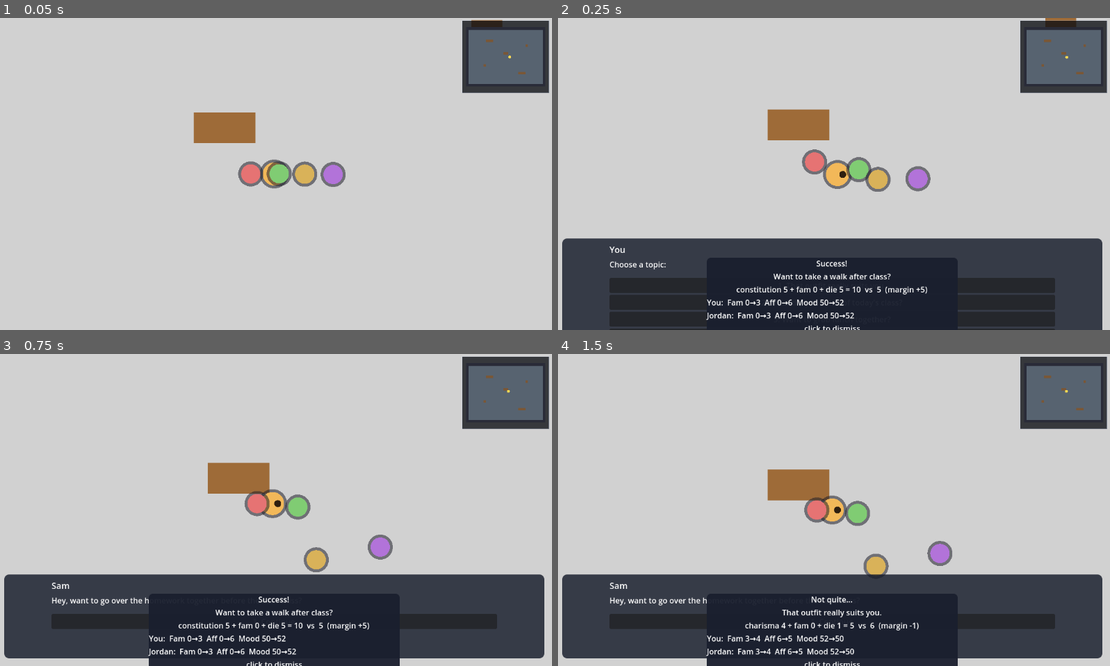
Above: before the commit, frames 1-4 (two rows, left to right).
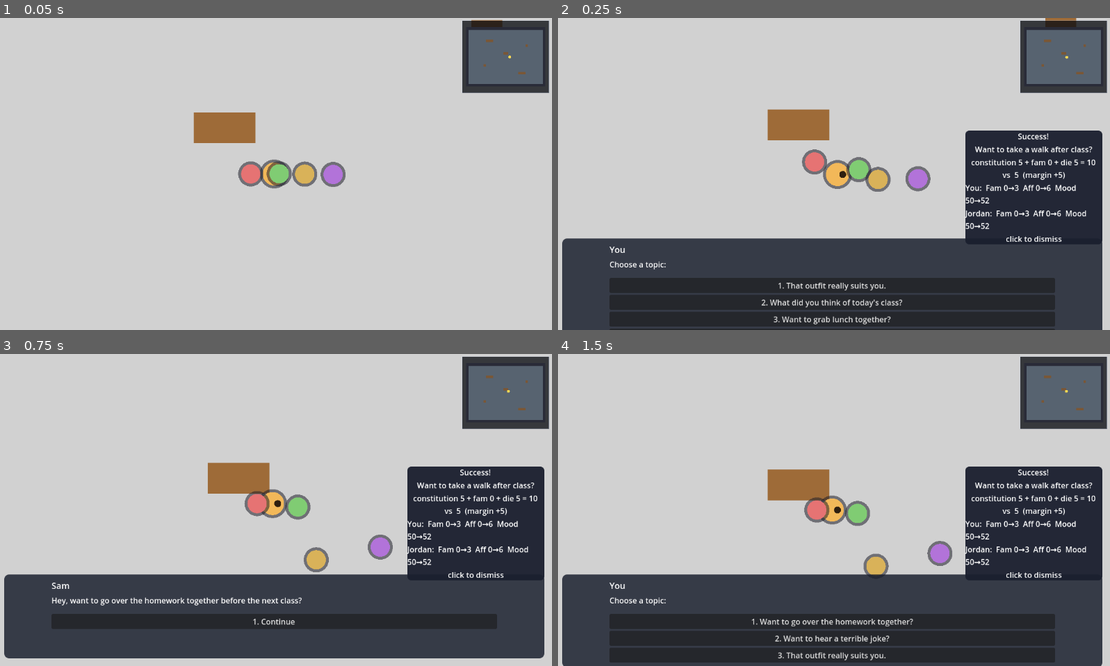
Above: after the commit, the same moments.

Repository: WhenBaconFlies/ProjectRenai
Game: Godot game, scene res://tests/ConversationUIBootstrap.tscn
Same seed, same stepped clock (60 frames per second), same inputs: the game is played once before the commit and once after it. This scene is started directly instead of the project's main scene.
Inputs (mouse positions are in pixels of both pictures, inside the frame that each line leads up to):
- Up to frame 1 (0.05 s): no input
- Up to frame 2 (0.25 s): no input
- Up to frame 3 (0.75 s): tap Enter at 0.5 s; move the mouse to (397, 494) at 0.52 s; hold D (move_right) from 0.53 s (still down); tap E (interact) at 0.6 s; click (397, 494) at 0.67 s
- Up to frame 4 (1.5 s): release D (move_right) at 1.25 s; click "1. Continue" at 1.25 s

Frame 1 is identical in both runs. In frame 2, 14% of the frame differs, in the area x 26-99%, y 36-100%; in frame 3, 17%; in frame 4, 18%, in the area x 0-99%, y 36-100%.

Commit message:
fix(024): move feedback panel and make NPCs approach before talking

Diff:
--- a/scripts/Game.gd
+++ b/scripts/Game.gd
@@ -65,6 +65,11 @@
 @export var npc_initiation_hold_sec: float = 2.0
 ## Per-initiator cooldown so one outgoing NPC cannot dominate a free-time phase.
 @export var npc_initiation_cooldown_sec: float = 8.0
+## An NPC-initiated talk with the player starts only inside this distance; farther
+## NPCs walk over first (editor-pass decision in doc/idea-v2-decisions.md).
+@export var npc_talk_radius: float = 28.0
+## Give up on an approach after this long so a blocked path cannot hold the pair.
+@export var npc_approach_timeout_sec: float = 6.0
 
 
 var _npcs: Array = []
@@ -123,6 +128,9 @@
 ## Active holds: [{ initiator_id, target_id, remaining }]. Multiple are allowed;
 ## participants are locked individually so the same character is never double-booked.
 var _active_initiations: Array = []
+## NPC→player talks that are walking over before the overlay opens. Each entry is
+## { initiator_id, npc, remaining, retries }; arrival opens the conversation.
+var _pending_approaches: Array = []
 
 
 func _ready() -> void:
@@ -844,7 +852,10 @@
 	# Ticket 024: only an NPC→player initiation uses the overlay and the reply
 	# shape. NPC↔NPC keeps v1's immediate resolution (no player can answer).
 	if target_id == _player_id():
-		_begin_npc_conversation(initiator, initiator_id)
+		if initiator_position.distance_to(_player_position()) > npc_talk_radius:
+			_begin_npc_approach(initiator, initiator_id)
+		else:
+			_begin_npc_conversation(initiator, initiator_id)
 		return
 
 	var pool: Array = DialogueFilter.build_pool(
@@ -881,6 +892,93 @@
 	dialogue_topic_selected.emit(topic, initiator_id, target_id)
 	if not result.is_empty():
 		dialogue_resolved.emit(result)
+
+
+## Start an NPC→player approach. The pair is claimed immediately so no other
+## initiation can interleave, but input is not locked and the overlay stays closed
+## until the NPC actually reaches the player.
+func _begin_npc_approach(initiator: Npc, initiator_id: String) -> void:
+	if _dialogue_open or initiator == null or initiator.instance == null:
+		return
+	var player_id: String = _player_id()
+	if _initiation_busy.has(initiator_id) or _initiation_busy.has(player_id):
+		return
+	_initiation_busy[initiator_id] = true
+	_initiation_busy[player_id] = true
+	_initiation_cooldowns[initiator_id] = npc_initiation_cooldown_sec
+	_issue_approach_destination(initiator)
+	_pending_approaches.append({
+		"initiator_id": initiator_id,
+		"npc": initiator,
+		"remaining": maxf(0.5, npc_approach_timeout_sec),
+		"retries": 2,
+	})
+
+
+## Aim the NPC at a point just beside the player rather than on top of them.
+func _issue_approach_destination(initiator: Npc) -> void:
+	if initiator == null or not is_instance_valid(initiator):
+		return
+	var from: Vector2 = initiator.global_position
+	var to: Vector2 = _player_position()
+	var offset: Vector2 = from - to
+	var stand_off: float = maxf(4.0, npc_talk_radius * 0.6)
+	if offset.length_squared() < 0.0001:
+		offset = Vector2.RIGHT
+	var destination: Vector2 = to + offset.normalized() * stand_off
+	initiator.set_forced_destination("talk:%s" % _player_id(), destination)
+
+
+## Arrival opens the conversation; a timeout or the player walking away releases
+## the pair without leaving a busy flag or forced destination behind.
+func _update_approaches(delta: float) -> void:
+	if _pending_approaches.is_empty():
+		return
+	for i in range(_pending_approaches.size() - 1, -1, -1):
+		var entry: Dictionary = _pending_approaches[i]
+		var npc: Npc = entry.get("npc") as Npc
+		var initiator_id: String = str(entry.get("initiator_id", ""))
+		if npc == null or not is_instance_valid(npc) or npc.instance == null:
+			_release_approach(entry)
+			_pending_approaches.remove_at(i)
+			continue
+		if _dialogue_open:
+			# Another conversation won while this NPC was walking over.
+			npc.clear_forced_destination()
+			_release_approach(entry, true)
+			_pending_approaches.remove_at(i)
+			continue
+		var distance: float = npc.global_position.distance_to(_player_position())
+		if distance <= npc_talk_radius:
+			entry["remaining"] = float(entry.get("remaining", 0.0)) - delta
+			if not npc.is_forced_destination():
+				_pending_approaches.remove_at(i)
+				_begin_npc_conversation(npc, initiator_id)
+			elif float(entry["remaining"]) <= 0.0:
+				npc.clear_forced_destination()
+				_release_approach(entry)
+				_pending_approaches.remove_at(i)
+		elif not npc.is_forced_destination():
+			# Reached the old spot but the player moved away; retry, then give up.
+			if int(entry.get("retries", 0)) > 0:
+				entry["retries"] = int(entry.get("retries", 0)) - 1
+				entry["remaining"] = maxf(0.5, npc_approach_timeout_sec)
+				_issue_approach_destination(npc)
+			else:
+				_release_approach(entry)
+				_pending_approaches.remove_at(i)
+		else:
+			entry["remaining"] = float(entry.get("remaining", 0.0)) - delta
+			if float(entry["remaining"]) <= 0.0:
+				npc.clear_forced_destination()
+				_release_approach(entry)
+				_pending_approaches.remove_at(i)
+
+
+func _release_approach(entry: Dictionary, preserve_player_lock: bool = false) -> void:
+	_release_initiation_party(str(entry.get("initiator_id", "")))
+	if not (_dialogue_open and preserve_player_lock):
+		_initiation_busy.erase(_player_id())
 
 
 ## Topics that have at least two authored rollable replies. Only these can open
@@ -995,6 +1093,14 @@
 		_release_initiation_party(str(entry.get("initiator_id", "")))
 		_release_initiation_party(str(entry.get("target_id", "")))
 	_active_initiations.clear()
+	# An approach cannot span a phase boundary. Preserve the player's lock if a
+	# conversation is already open, then release it in _close_conversation().
+	for entry in _pending_approaches:
+		var approaching: Npc = entry.get("npc") as Npc
+		if approaching != null and is_instance_valid(approaching):
+			approaching.clear_forced_destination()
+		_release_approach(entry, true)
+	_pending_approaches.clear()
 	# A phase change must not silently unlock an open conversation's parties;
 	# those flags are released only by _close_conversation().
 	for id in _initiation_busy.keys():
@@ -1038,6 +1144,7 @@
 ## final `class_travel_lead_sec` of free time.
 func _process(delta: float) -> void:
 	_update_initiations(delta)
+	_update_approaches(delta)
 	if not TimeManager.is_running():
 		return
 	var state: int = TimeManager.get_state()
--- a/scripts/InteractionFeedbackUI.gd
+++ b/scripts/InteractionFeedbackUI.gd
@@ -45,14 +45,16 @@
 
 	_panel = PanelContainer.new()
 	_panel.mouse_filter = Control.MOUSE_FILTER_STOP
-	_panel.anchor_left = 0.5
-	_panel.anchor_top = 1.0
-	_panel.anchor_right = 0.5
-	_panel.anchor_bottom = 1.0
-	_panel.offset_left = -260.0
-	_panel.offset_top = -150.0
-	_panel.offset_right = 260.0
-	_panel.offset_bottom = -24.0
+	# Right-middle of the viewport (editor pass): the bottom-centre position
+	# covered the ConversationUI overlay during a talk.
+	_panel.anchor_left = 1.0
+	_panel.anchor_top = 0.5
+	_panel.anchor_right = 1.0
+	_panel.anchor_bottom = 0.5
+	_panel.offset_left = -300.0
+	_panel.offset_top = -90.0
+	_panel.offset_right = -16.0
+	_panel.offset_bottom = 90.0
 	var style := StyleBoxFlat.new()
 	style.bg_color = Color(0.10, 0.12, 0.18, 0.95)
 	style.corner_radius_top_left = 8
--- a/tests/ConversationUITest.gd
+++ b/tests/ConversationUITest.gd
@@ -9,7 +9,7 @@
 extends Node
 
 
-const EXPECTED_CHECKS: int = 39
+const EXPECTED_CHECKS: int = 42
 
 var _passed: int = 0
 var _failed: int = 0
@@ -52,6 +52,7 @@
 	await _check_player_flow()
 	await _check_gate_callable()
 	await _check_npc_initiated_flow()
+	await _check_npc_approach()
 	await _check_no_candidate_safety()
 	_check(_passed == EXPECTED_CHECKS - 1, "T39: all expected 024 checks executed")
 	_finish()
@@ -151,6 +152,12 @@
 	)
 	var feedback: Node = _game.get_node_or_null("FeedbackLayer/InteractionFeedbackUI")
 	_check(feedback != null and bool(feedback.call("is_open")), "T16: feedback panel shows the turn")
+	var feedback_panel: PanelContainer = feedback.get("_panel") as PanelContainer if feedback != null else null
+	_check(
+		feedback_panel != null and feedback_panel.anchor_left == 1.0
+		and feedback_panel.anchor_top == 0.5,
+		"T41: feedback panel sits right-middle, clear of the bottom overlay"
+	)
 	var reaction: Array = ui.call("get_choices") as Array
 	_check(
 		reaction.size() == 1 and str(reaction[0]).contains("Continue"),
@@ -363,6 +370,48 @@
 		await _frames(2)
 
 
+## Editor-pass behavior: a distant NPC walks to the player before the overlay opens.
+func _check_npc_approach() -> void:
+	var ui: ConversationUI = _game.get_node_or_null("DialogueLayer/ConversationUI") as ConversationUI
+	var player: Node2D = _game.get_node_or_null("Player") as Node2D
+	var npcs_root: Node = _game.get_node_or_null("Npcs")
+	if ui == null or player == null or npcs_root == null or npcs_root.get_child_count() == 0:
+		return
+	var initiator: Npc = npcs_root.get_child(0) as Npc
+	for child in npcs_root.get_children():
+		var npc: Npc = child as Npc
+		if npc != null:
+			npc.set_conversation_busy(npc != initiator)
+			npc.clear_forced_destination()
+	var busy: Dictionary = _game.get("_initiation_busy")
+	busy.clear()
+	var cooldowns: Dictionary = _game.get("_initiation_cooldowns")
+	cooldowns.clear()
+	var approaches: Array = _game.get("_pending_approaches")
+	approaches.clear()
+	player.global_position = initiator.global_position + Vector2(240.0, 0.0)
+	initiator.global_position = player.global_position - Vector2(240.0, 0.0)
+	await _frames(2)
+	var topics: Array = []
+	var loader: Node = NpcInstance._mod_loader()
+	if loader != null:
+		topics = loader.call("get_all", str(loader.get("TYPE_DIALOGUE"))) as Array
+	_game.call("_try_one_initiation", initiator, initiator.instance.instance_id, topics, 7777)
+	await _frames(2)
+	_check(
+		not ui.is_open() and approaches.size() == 1,
+		"T42: a distant NPC approaches before opening the overlay"
+	)
+	# Simulate arrival deterministically instead of waiting on headless pathing.
+	initiator.global_position = player.global_position + Vector2(10.0, 0.0)
+	initiator.clear_forced_destination()
+	await _frames(3)
+	_check(ui.is_open() and approaches.is_empty(), "T43: arrival opens the NPC-initiated talk")
+	if ui.is_open():
+		ui.call("cancel_conversation")
+		await _frames(2)
+
+
 func _check_no_candidate_safety() -> void:
 	var ui: ConversationUI = _game.get_node_or_null("DialogueLayer/ConversationUI") as ConversationUI
 	var npcs_root: Node = _game.get_node_or_null("Npcs")
Not shown, changed: doc/code-review/codereview-ticket-024-conversation-overlay-and-game-wiring.md
Not shown, changed: doc/idea-v2-decisions.md
Not shown, changed: doc/tickets/024-conversation-overlay-and-game-wiring.md
